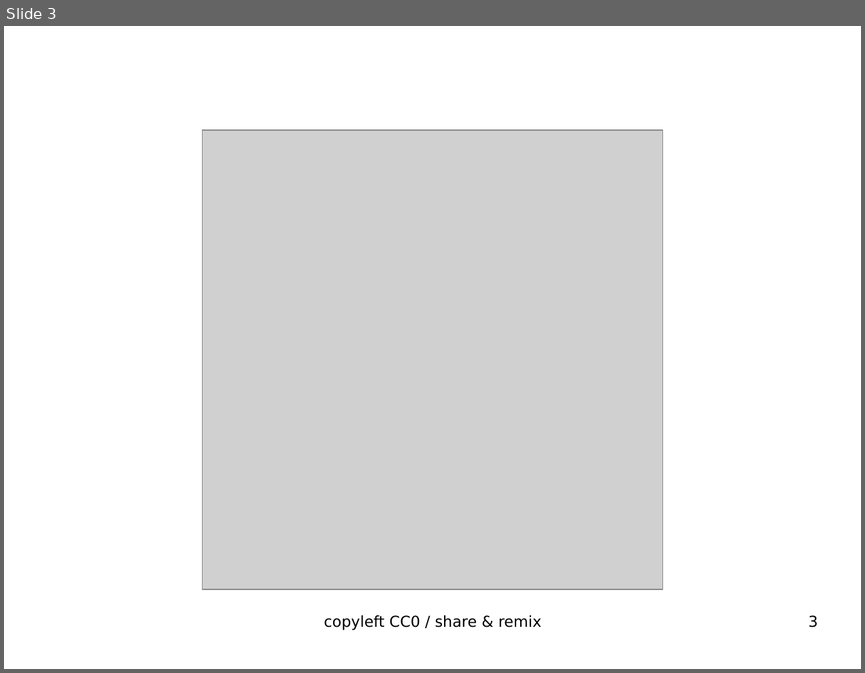
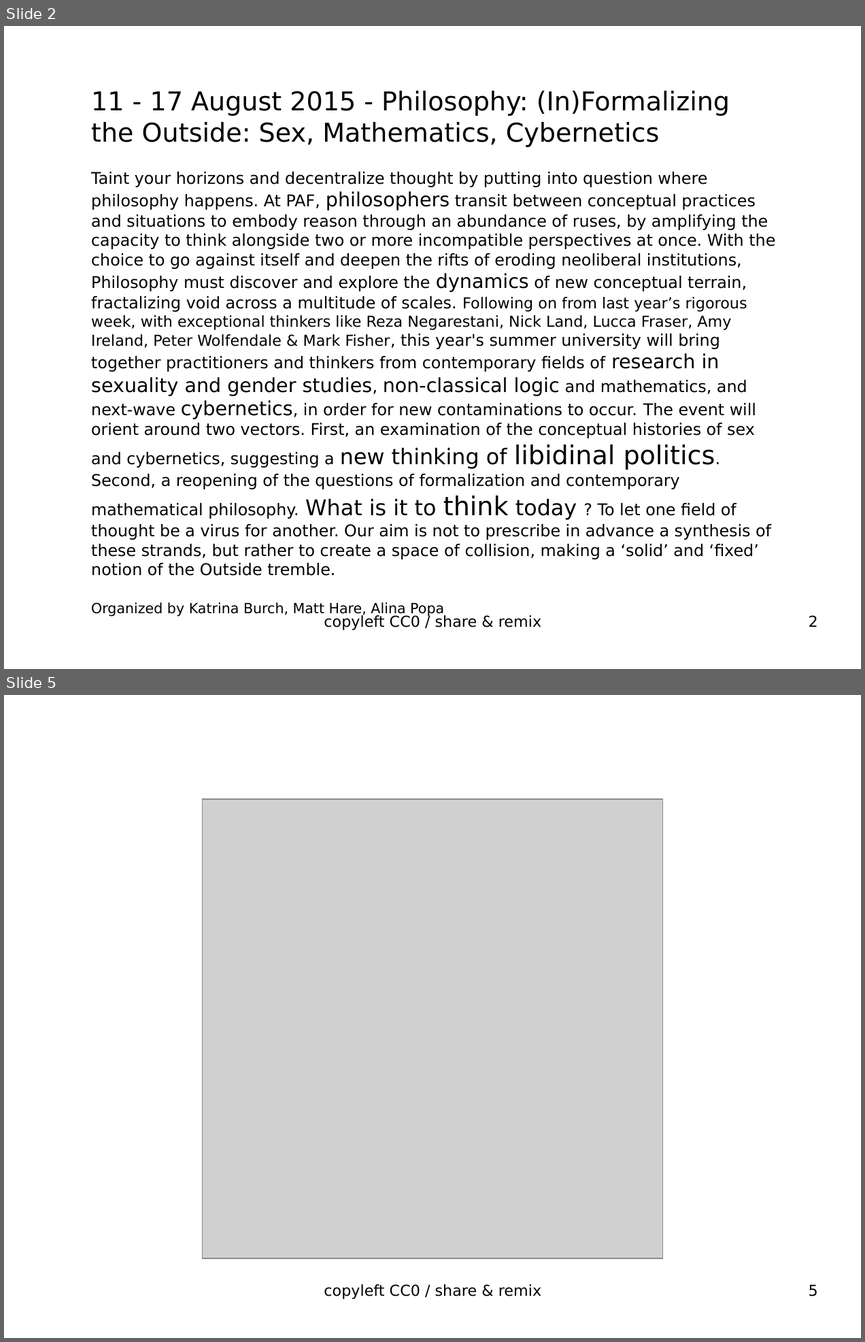
Before and after one commit to jeanbaptiste/paf, a slide deck: summer2015/workshop/moto.workshop.odp. Shown one above the other, each under a label of ours: slide 3 before the commit, slides 2 and 5 after it; the slides between them are not shown. The pictures are 865x673 and 865x1342 pixels, drawn with LibreOffice and Linux fonts; fonts in the diff are those of the drawing; grey boxes stand for pictures. Boxes give left, top, right and bottom in pixels: in the first picture for what was removed or moved away, otherwise in the second. Text is boxed around its words. In the diff, an @@ line names an element or a change of style, - is before the commit and + after.

```diff
--- a/summer2015/workshop/moto.workshop.odp
+++ b/summer2015/workshop/moto.workshop.odp
@@ slide 2 added at bbox=[4, 26, 861, 669], background #FFFFFF @@
@@ text added at bbox=[91, 91, 775, 575], 15 pt, text #000000 @@
+11 - 17 August 2015 - Philosophy: (In)Formalizing the Outside: Sex, Mathematics, Cybernetics
+Taint your horizons and decentralize thought by putting into question where philosophy happens. At PAF, philosophers transit between conceptual practices and situations to embody reason through an abundance of ruses, by amplifying the capacity to think alongside two or more incompatible perspectives at once. With the choice to go against itself and deepen the rifts of eroding neoliberal institutions, Philosophy must discover and explore the dynamics of new conceptual terrain, fractalizing void across a multitude of scales. Following on from last year’s rigorous week, with exceptional thinkers like Reza Negarestani, Nick Land, Lucca Fraser, Amy Ireland, Peter Wolfendale & Mark Fisher, this year's summer university will bring together practitioners and thinkers from contemporary fields of research in sexuality and gender studies, non-classical logic and mathematics, and next-wave cybernetics, in order for new contaminations to occur. The event will orient around two vectors. First, an examination of the conceptual histories of sex and cybernetics, suggesting a new thinking of libidinal politics. Second, a reopening of the questions of formalization and contemporary mathematical philosophy. What is it to think today ? To let one field of thought be a virus for another. Our aim is not to prescribe in advance a synthesis of these strands, but rather to create a space of collision, making a ‘solid’ and ‘fixed’ notion of the Outside tremble.
+Organized by Katrina Burch, Matt Hare, Alina Popa
@@ text added at bbox=[324, 614, 541, 630], 14 pt, text #000000 @@
+copyleft CC0 / share & remix
@@ page number added at bbox=[808, 615, 818, 626], 14 pt, text #000000 @@
+2
@@ what was slide 3 is now slide 5 @@
@@ page number at bbox=[808, 1284, 818, 1296]: text changed @@
-3
+5
```
Also in this commit, not shown: 2 slides changed, 1 other slide added, 3 other files.
